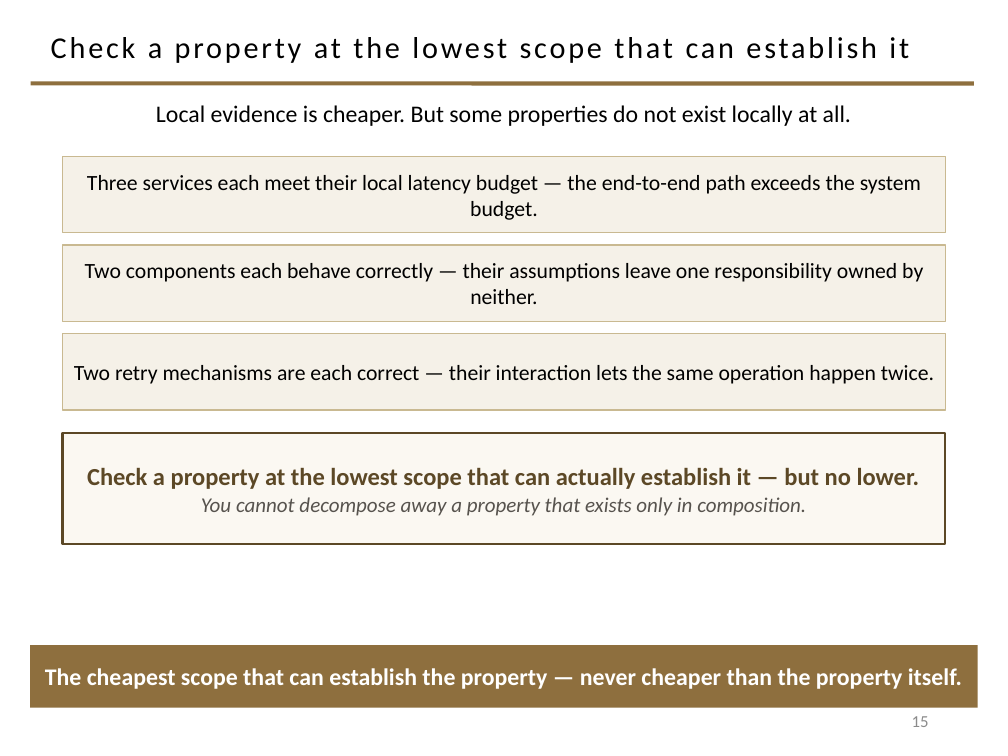
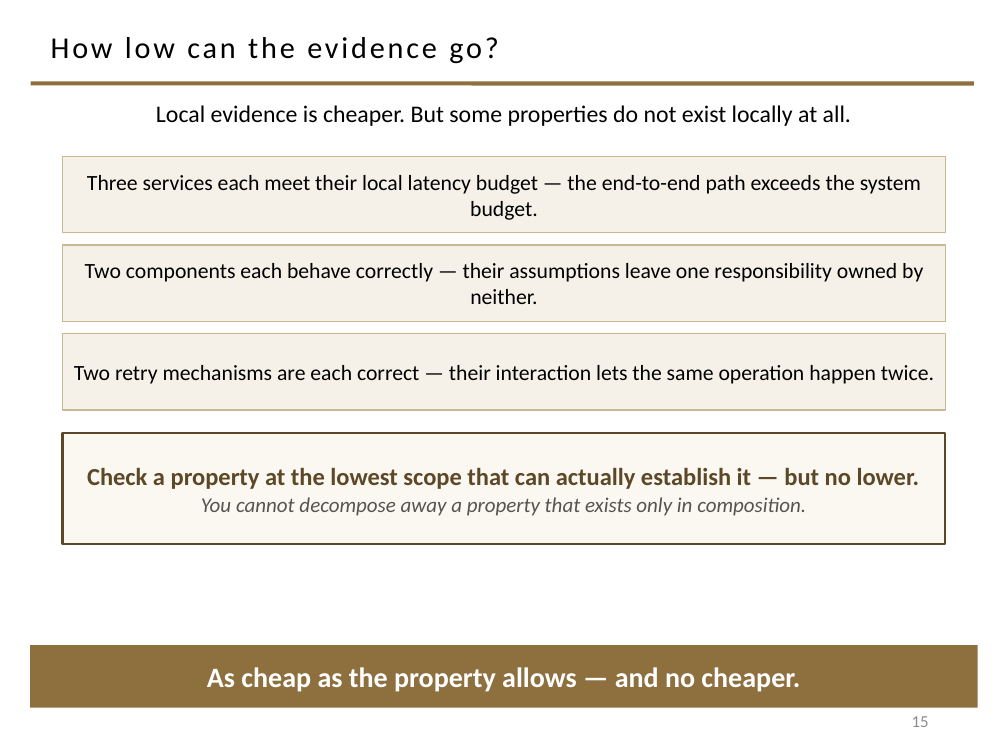
Before and after one commit to davisjam/model-based-agentic-software-engineering, a slide deck: slide 15 of course/lectures/act-1-foundations/08-validation/1-8-Validation.pptx. Drawn at 1008x756 pixels with LibreOffice and Linux fonts; fonts in the diff are those of the drawing; background and template pictures are left out. Boxes give left, top, right and bottom in pixels: in the first picture for what was removed or moved away, otherwise in the second. Text is boxed around its words. In the diff, an @@ line names an element or a change of style, - is before the commit and + after.

Commit message:
course(validation deck): §1-3 QA pass — fix at-most-one/exactly-one contradiction, quote the spec verbatim, unify the scope-row grids

```diff
--- a/course/lectures/act-1-foundations/08-validation/1-8-Validation.pptx
+++ b/course/lectures/act-1-foundations/08-validation/1-8-Validation.pptx
@@ title at box(51, 37, 499, 64): text changed @@
-Check a property at the lowest scope that can establish it
+How low can the evidence go?
@@ text in rectangle at box(207, 667, 800, 692): text changed; size 17 to 20 pt @@
-The cheapest scope that can establish the property — never cheaper than the property itself.
+As cheap as the property allows — and no cheaper.
```
Also in this commit, not shown: 10 other slides changed.
